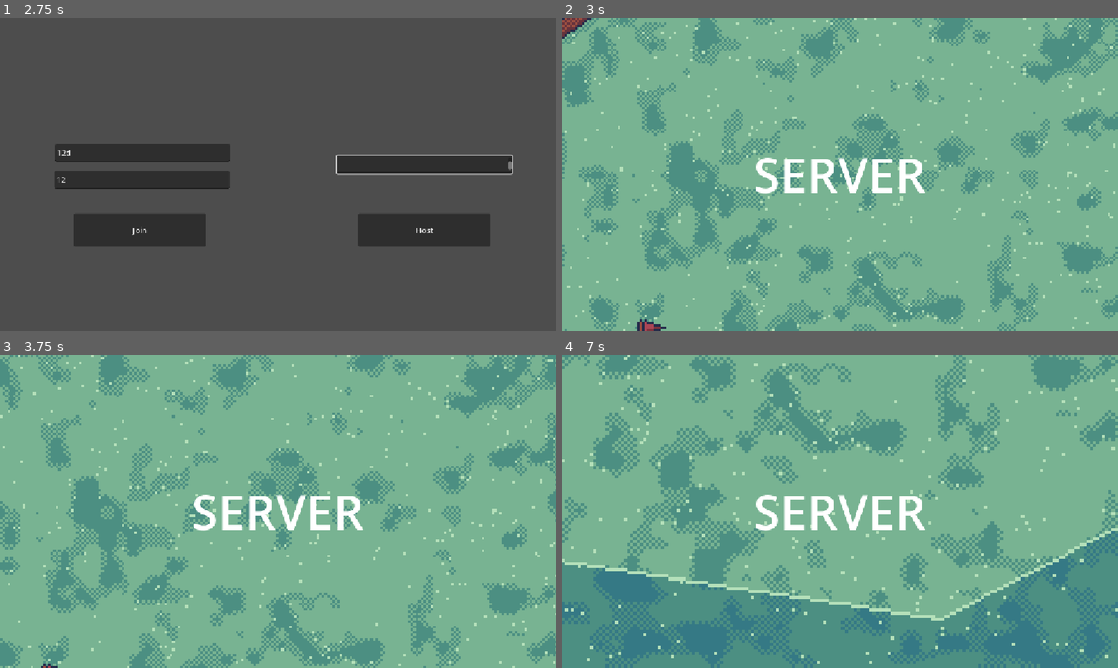
Above: before the commit, frames 1-4 (two rows, left to right).
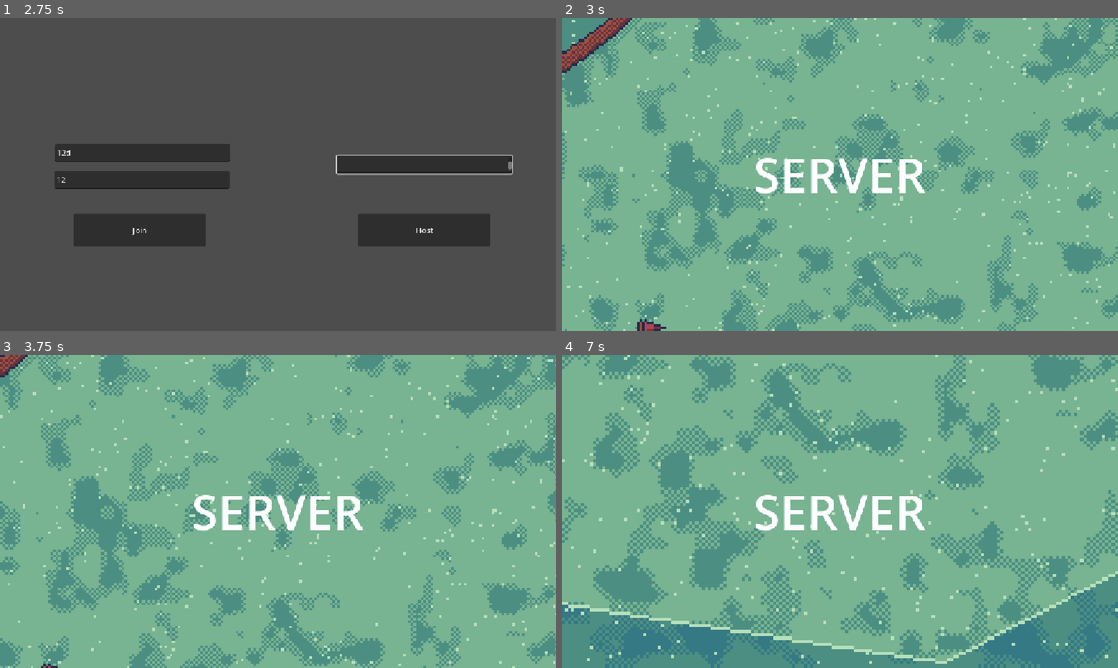
Above: after the commit, the same moments.

Repository: adrian-matthew-ivanov/RTS-Game
Game: Godot game, scene res://scenes/main.tscn
Same seed, same stepped clock (60 frames per second), same inputs: the game is played once before the commit and once after it.
Inputs (mouse positions are in pixels of both pictures, inside the frame that each line leads up to):
- Up to frame 1 (2.75 s): click (422, 165) at 0.52 s; type "12" at 0.6 s; click (144, 180) at 0.75 s; type "12" at 0.83 s; click (144, 152) at 0.98 s; type "12" at 1.07 s; move the mouse to (400, 158) at 1.27 s; hold D (move_right) 1.28-2 s; tap Mouse wheel up (zoom_in) at 1.35 s; click (400, 158) at 1.42 s; tap Enter at 2 s; drag from (166, 190) to (250, 237) at 2.02 s
- Up to frame 2 (3 s): click "Host" at 2.75 s
- Up to frame 3 (3.75 s): tap Space at 3.5 s; move the mouse to (333, 442) at 3.52 s; hold D (move_right) from 3.53 s (still down); tap Mouse wheel up (zoom_in) at 3.6 s
- Up to frame 4 (7 s): release D (move_right) at 4.25 s; drag from (812, 574) to (673, 464) at 4.27 s; move the mouse to (1006, 558) at 5.02 s; hold A (move_left) 5.03-5.75 s; tap Mouse wheel up (zoom_in) at 5.1, 6.6 s; drag from (673, 464) to (756, 433) at 5.77 s; tap Enter at 6.5 s; move the mouse to (867, 511) at 6.52 s; hold S (move_down) from 6.53 s (still down); click (867, 511) at 6.67 s

Frame 1 is identical in both runs. In frame 2, 1.2% of the frame differs, in the area x 0-15%, y 0-18%; in frame 3, 0.3%; in frame 4, 11%, in the area x 0-100%, y 55-99%.

Commit message:
Started adding troop

Diff:
--- /dev/null
+++ b/objects/game_objects/troop.tscn
@@ -0,0 +1,3 @@
+[gd_scene format=3 uid="uid://cyj1cyk2ex85r"]
+
+[node name="Troop" type="Node2D" unique_id=735361006]
--- a/scenes/levels/level1.tscn
+++ b/scenes/levels/level1.tscn
@@ -21,18 +21,17 @@
 
 [node name="Grass" parent="." unique_id=1991794447 instance=ExtResource("1_x6ivy")]
 shader = ExtResource("2_4tcl0")
-metadata/_edit_lock_ = true
 metadata/Notes = "I locked this node and its children so that you don't accedentally select it."
 
 [node name="Polygon2D2" type="Polygon2D" parent="Grass" unique_id=787176645]
-position = Vector2(-225, -108)
+position = Vector2(-224, -94)
 color = Color(0, 0, 0, 0)
 polygon = PackedVector2Array(133, 27, 159, 0, 192, -33, 274, -58, 363, -29, 441, 38, 409, 120, 371, 179, 288, 222, 164, 203, 105, 181, 101, 143, 91, 112, 95, 79, 98, 53)
 metadata/_edit_lock_ = true
 
 [node name="Flag" parent="." unique_id=1753583622 instance=ExtResource("3_dd0lh")]
 material = SubResource("ShaderMaterial_bfxgj")
-position = Vector2(157, -73)
+position = Vector2(138, -65)
 gray_tint_color = Color(0.32331294, 0.5240697, 0.8871082, 1)
 
 [node name="Flag2" parent="." unique_id=1222728417 instance=ExtResource("3_dd0lh")]
